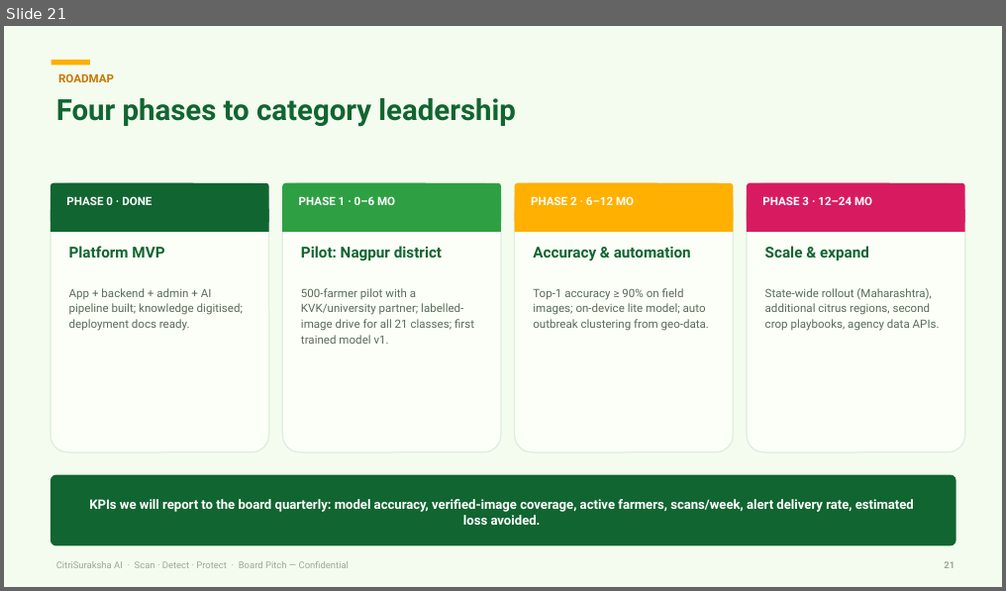
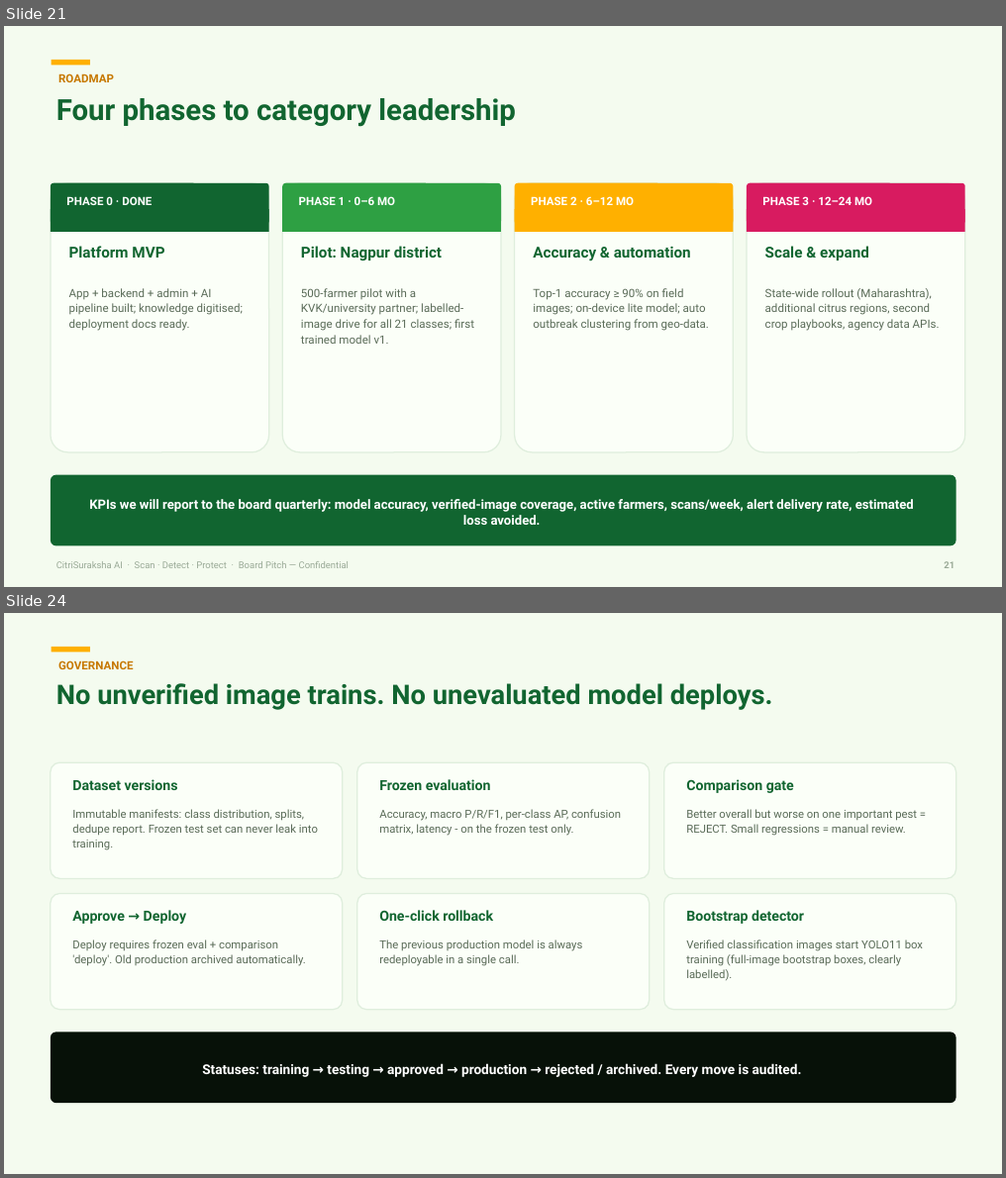
Before and after one commit to jagthapsaurabh/citrisurksha_ai, a slide deck: docs/pitch/CitriSuraksha_AI_Board_Pitch.pptx. Shown one above the other, each under a label of ours: slide 21 before the commit, slides 21 and 24 after it; the slides between them are not shown. The pictures are 1006x591 and 1006x1178 pixels, drawn with LibreOffice and Linux fonts; fonts in the diff are those of the drawing. Boxes give left, top, right and bottom in pixels: in the first picture for what was removed or moved away, otherwise in the second. Text is boxed around its words. In the diff, an @@ line names an element or a change of style, - is before the commit and + after.

Commit message:
Next moves: deck refreshed with AI v2/governance/active-learning/validation slides (27 total); labelled-drive ingest tool with dedupe+provenance; tests

```diff
--- a/docs/pitch/CitriSuraksha_AI_Board_Pitch.pptx
+++ b/docs/pitch/CitriSuraksha_AI_Board_Pitch.pptx
@@ slide 24 added at [4,613,1002,1174], background #FFFFFF @@
@@ rectangle added at [4,613,1002,1174], fill #F4FBEF @@
@@ rectangle added at [52,647,90,652], fill #FFB000 @@
@@ text added at [58,661,134,669], 11 pt, text #C77800, bold @@
+GOVERNANCE
@@ text added at [56,683,773,710], 26 pt, text #116530, bold @@
+No unverified image trains. No unevaluated model deploys.
@@ rounded rectangle added at [51,762,343,878], fill #FBFFF8, outline #DFEEDD 1.2 pt @@
@@ text added at [72,779,178,790], 13.5 pt, text #116530, bold @@
+Dataset versions
@@ rounded rectangle added at [357,762,649,878], fill #FBFFF8, outline #DFEEDD 1.2 pt @@
@@ text added at [379,779,491,790], 13.5 pt, text #116530, bold @@
+Frozen evaluation
@@ rounded rectangle added at [664,762,956,878], fill #FBFFF8, outline #DFEEDD 1.2 pt @@
@@ text added at [686,779,794,793], 13.5 pt, text #116530, bold @@
+Comparison gate
@@ text added at [72,809,318,851], 10.8 pt, text #5A6B58 @@
+Immutable manifests: class distribution, splits, dedupe report. Frozen test set can never leak into training.
@@ text added at [379,809,621,836], 10.8 pt, text #5A6B58 @@
+Accuracy, macro P/R/F1, per-class AP, confusion matrix, latency - on the frozen test only.
@@ text added at [686,809,917,836], 10.8 pt, text #5A6B58 @@
+Better overall but worse on one important pest = REJECT. Small regressions = manual review.
@@ rounded rectangle added at [51,894,343,1010], fill #FBFFF8, outline #DFEEDD 1.2 pt @@
@@ rounded rectangle added at [357,894,649,1010], fill #FBFFF8, outline #DFEEDD 1.2 pt @@
@@ rounded rectangle added at [664,894,956,1010], fill #FBFFF8, outline #DFEEDD 1.2 pt @@
@@ text added at [72,910,186,924], 13.5 pt, text #116530, bold @@
+Approve → Deploy
@@ text added at [379,910,493,921], 13.5 pt, text #116530, bold @@
+One-click rollback
@@ text added at [686,910,804,924], 13.5 pt, text #116530, bold @@
+Bootstrap detector
@@ text added at [72,940,305,966], 10.8 pt, text #5A6B58 @@
+Deploy requires frozen eval + comparison 'deploy'. Old production archived automatically.
@@ text added at [379,940,583,966], 10.8 pt, text #5A6B58 @@
+The previous production model is always redeployable in a single call.
@@ text added at [686,940,923,980], 10.8 pt, text #5A6B58 @@
+Verified classification images start YOLO11 box training (full-image bootstrap boxes, clearly labelled).
@@ rounded rectangle added at [51,1032,956,1103], fill #071108 @@
@@ text added at [202,1063,802,1077], 13 pt, text #FFFFFF, bold @@
+Statuses: training → testing → approved → production → rejected / archived. Every move is audited.
```
Also in this commit, not shown: 1 slide changed, 3 other slides added, 3 other files.
